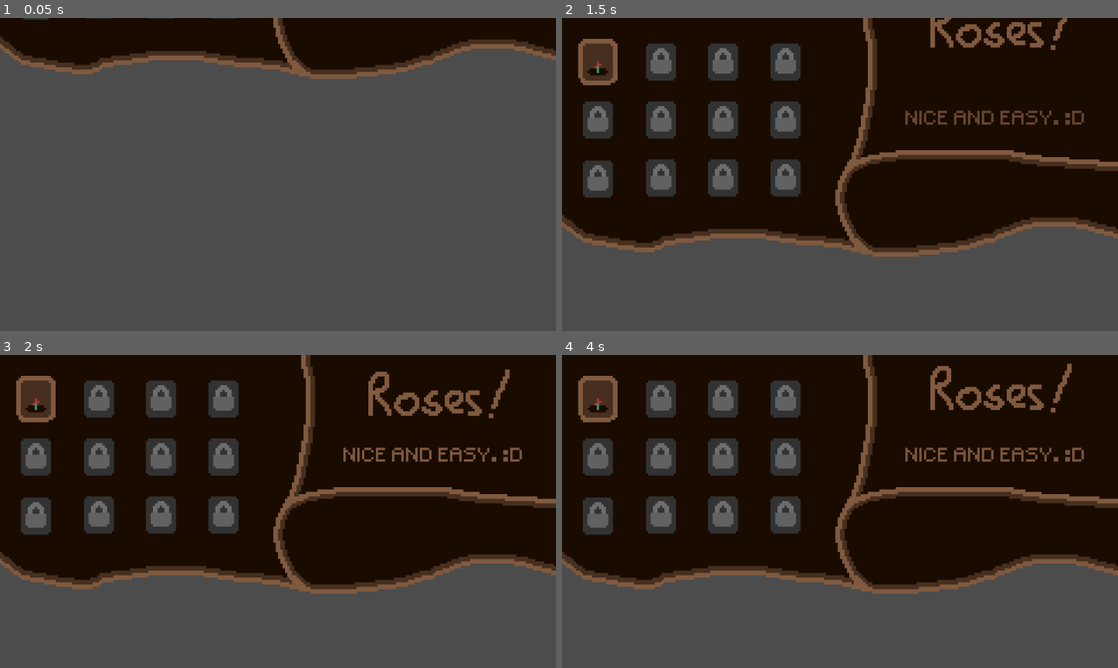
Above: before the commit, frames 1-4 (two rows, left to right).
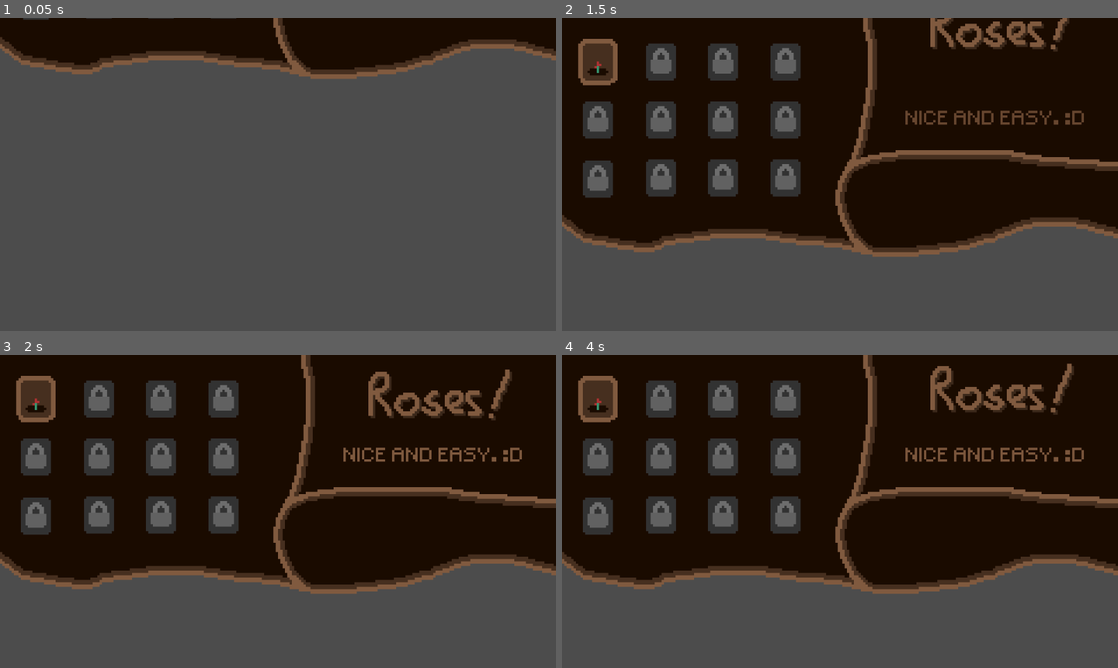
Above: after the commit, the same moments.

Repository: AlexHoratio/relax
Game: Godot game, scene res://Prefabs/Popups/plants.tscn
Same seed, same stepped clock (60 frames per second), same inputs: the game is played once before the commit and once after it. This scene is started directly instead of the project's main scene.
Inputs (mouse positions are in pixels of both pictures, inside the frame that each line leads up to):
- Up to frame 1 (0.05 s): no input
- Up to frame 2 (1.5 s): click (840, 174) at 0.52 s; click (595, 61) at 1.25 s
- Up to frame 3 (2 s): no input
- Up to frame 4 (4 s): click (595, 398) at 2 s; click (840, 511) at 2.77 s; click (595, 398) at 3.5 s

Frame 1 is identical in both runs. In frame 2, 0.4% of the frame differs, in the area x 66-92%, y 0-11%; in frame 3, 0.4%; in frame 4, 0.4%.

Commit message:
sorta support for the buy seed button

Diff:
--- a/Prefabs/Popups/buttons.gd
+++ b/Prefabs/Popups/buttons.gd
@@ -25,6 +25,8 @@
 			plant_name = "rose"
 		("2"):
 			plant_name = "violet"
+		("3"):
+			plant_name = "chamomile"
 
 	if(not(button_id == "-1")):
 		get_node("../names/" + plant_name).position = get_node("../names/" + plant_name).position.linear_interpolate(Vector2(740, 113), 0.1)
--- a/Prefabs/Popups/plants.tscn
+++ b/Prefabs/Popups/plants.tscn
@@ -8,10 +8,14 @@
 [ext_resource path="res://Graphics/Buttons/SeedBuy/locked.png" type="Texture" id=6]
 [ext_resource path="res://Graphics/Plants/rose.png" type="Texture" id=7]
 [ext_resource path="res://Graphics/Plants/violet.png" type="Texture" id=8]
-[ext_resource path="res://Graphics/Plants/BigName/rose.png" type="Texture" id=9]
-[ext_resource path="res://Graphics/Plants/BigName/violet.png" type="Texture" id=10]
-[ext_resource path="res://Graphics/Fonts/small_pixel.ttf" type="DynamicFontData" id=11]
-[ext_resource path="res://Graphics/Screens/plants_mask.bmp" type="BitMap" id=12]
+[ext_resource path="res://Graphics/Plants/chamomile.png" type="Texture" id=9]
+[ext_resource path="res://Graphics/Plants/BigName/rose.png" type="Texture" id=10]
+[ext_resource path="res://Graphics/Plants/BigName/violet.png" type="Texture" id=11]
+[ext_resource path="res://Graphics/Plants/BigName/chamomile.png" type="Texture" id=12]
+[ext_resource path="res://Graphics/Fonts/small_pixel.ttf" type="DynamicFontData" id=13]
+[ext_resource path="res://Graphics/Screens/plants_mask.bmp" type="BitMap" id=14]
+[ext_resource path="res://Graphics/Buttons/Buy/normal.png" type="Texture" id=15]
+[ext_resource path="res://Graphics/Buttons/Buy/mask.bmp" type="BitMap" id=16]
 
 [sub_resource type="Animation" id=1]
 resource_name = "scroll_in"
@@ -84,6 +88,7 @@
 texture = ExtResource( 7 )
 
 [node name="2" type="TextureButton" parent="buttons"]
+editor/display_folded = true
 margin_left = 137.0
 margin_top = 36.0
 margin_right = 154.0
@@ -102,6 +107,7 @@
 texture = ExtResource( 8 )
 
 [node name="3" type="TextureButton" parent="buttons"]
+editor/display_folded = true
 margin_left = 244.0
 margin_top = 36.0
 margin_right = 261.0
@@ -113,6 +119,11 @@
 texture_normal = ExtResource( 4 )
 texture_pressed = ExtResource( 5 )
 texture_disabled = ExtResource( 6 )
+
+[node name="Sprite" type="Sprite" parent="buttons/3"]
+visible = false
+position = Vector2( 9, 10 )
+texture = ExtResource( 9 )
 
 [node name="4" type="TextureButton" parent="buttons"]
 margin_left = 352.0
@@ -232,21 +243,28 @@
 texture_disabled = ExtResource( 6 )
 
 [node name="names" type="Node2D" parent="."]
+editor/display_folded = true
 
 [node name="rose" type="Sprite" parent="names"]
-position = Vector2( 740, 112.428 )
-scale = Vector2( 4, 3.99995 )
-texture = ExtResource( 9 )
-
-[node name="violet" type="Sprite" parent="names"]
-position = Vector2( 740, 112.428 )
+position = Vector2( 740, -26.5734 )
 scale = Vector2( 4, 3.99995 )
 texture = ExtResource( 10 )
 
+[node name="violet" type="Sprite" parent="names"]
+position = Vector2( 740, -26.5734 )
+scale = Vector2( 4, 3.99995 )
+texture = ExtResource( 11 )
+
+[node name="chamomile" type="Sprite" parent="names"]
+position = Vector2( 740, -26.5734 )
+scale = Vector2( 4, 3.99995 )
+texture = ExtResource( 12 )
+
 [node name="descriptions" type="Node2D" parent="."]
+editor/display_folded = true
 
 [node name="rose" type="Label" parent="descriptions"]
-modulate = Color( 0.505882, 0.356863, 0.25098, 1 )
+modulate = Color( 0.505882, 0.356863, 0.25098, 0 )
 margin_left = 539.0
 margin_top = 116.0
 margin_right = 960.0
@@ -257,7 +275,7 @@
 valign = 1
 
 [node name="violet" type="Label" parent="descriptions"]
-modulate = Color( 0.505882, 0.356863, 0.25098, 1 )
+modulate = Color( 0.505882, 0.356863, 0.25098, 0 )
 margin_left = 539.0
 margin_top = 116.0
 margin_right = 960.0
@@ -267,11 +285,31 @@
 align = 1
 valign = 1
 
+[node name="chamomile" type="Label" parent="descriptions"]
+modulate = Color( 0.505882, 0.356863, 0.25098, 0 )
+margin_left = 539.0
+margin_top = 116.0
+margin_right = 960.0
+margin_bottom = 228.0
+custom_fonts/font = SubResource( 3 )
+text = "Delicious tea!"
+align = 1
+valign = 1
+
 [node name="exit" type="TextureButton" parent="."]
 margin_right = 240.0
 margin_bottom = 135.0
 rect_scale = Vector2( 4, 4 )
-texture_click_mask = ExtResource( 12 )
+texture_click_mask = ExtResource( 14 )
+
+[node name="buy" type="TextureButton" parent="."]
+margin_top = 0.428009
+margin_right = 40.0
+margin_bottom = 40.428
+rect_scale = Vector2( 4, 4 )
+texture_hover = ExtResource( 15 )
+texture_click_mask = ExtResource( 16 )
 
 [connection signal="animation_finished" from="AnimationPlayer" to="." method="_on_AnimationPlayer_animation_finished"]
 [connection signal="pressed" from="exit" to="." method="_on_exit_pressed"]
+[connection signal="pressed" from="buy" to="." method="_on_buy_pressed"]
--- a/Scenes/flowerbed.gd
+++ b/Scenes/flowerbed.gd
@@ -3,6 +3,9 @@
 
 func _ready():
 	set_plot_textures()
+
+	for plot in get_children():
+		plot.connect("pressed", self, "plot_pressed", [plot.name.substr(4, plot.name.length() - 4)])
 
 #warning-ignore:unused_argument
 func _process(delta):
@@ -28,3 +31,6 @@
 		plot.texture_normal = normal
 		plot.texture_hover = hover
 		plot.texture_click_mask = bmp_mask
+
+func plot_pressed(plot_id):
+	var seed_to_plant = get_node("../plant").current_plant_seed
--- a/Scenes/garden.tscn
+++ b/Scenes/garden.tscn
@@ -113,6 +113,7 @@
 signal cancel
 
 var mouse_entered = false
+var current_plant_seed = \"\"
 
 func _ready():
 	pass
@@ -134,10 +135,15 @@
 	get_node(\"..\").add_child(popup)
 	get_node(\"../screen_shadow/AnimationPlayer\").play(\"fade_in\")
 	popup.connect(\"cancel\", self, \"cancel_quit\", [popup])
+	popup.connect(\"take_seed\", self, \"assign_seed_to_pointer\")
 
 func cancel_quit(popup):
 	get_node(\"../screen_shadow/AnimationPlayer\").play(\"fade_out\")
-"
+
+func assign_seed_to_pointer(plant_seed):
+	current_plant_seed = plant_seed
+
+	#set cursor?"
 
 [sub_resource type="BitMap" id=3]
 data = {
@@ -418,7 +424,6 @@
 texture_click_mask = ExtResource( 9 )
 
 [node name="flowerbed" type="Node2D" parent="."]
-editor/display_folded = true
 scale = Vector2( 4, 4 )
 script = ExtResource( 10 )
 
--- a/Scripts/Popups/plants.gd
+++ b/Scripts/Popups/plants.gd
@@ -1,14 +1,19 @@
 extends Node2D
 
 signal cancel
+signal take_seed
 
 func _ready():
 	pass
 
 func _on_exit_pressed():
+	emit_signal("cancel")
 	get_node("AnimationPlayer").play("scroll_out")
-	emit_signal("cancel")
 
 func _on_AnimationPlayer_animation_finished(anim_name):
 	if(anim_name == "scroll_out"):
 		queue_free()
+
+func _on_buy_pressed():
+	emit_signal("take_seed", [get_node("buttons").plant_name])
+	_on_exit_pressed()
Binary file added: Graphics/Buttons/Buy/mask.bmp
Not shown, added: Graphics/Buttons/Buy/mask.bmp.import
Binary file added: Graphics/Buttons/Buy/normal.png
Not shown, added: Graphics/Buttons/Buy/normal.png.import
Binary file added: Graphics/Plants/BigName/chamomile.png
Not shown, added: Graphics/Plants/BigName/chamomile.png.import
Binary file changed: Graphics/Plants/BigName/rose.png
Binary file changed: Graphics/Plants/BigName/violet.png
Binary file added: Graphics/Plants/chamomile.png
Not shown, added: Graphics/Plants/chamomile.png.import
Not shown: 2 places in Prefabs/Popups/plants.tscn that only renumber resources
